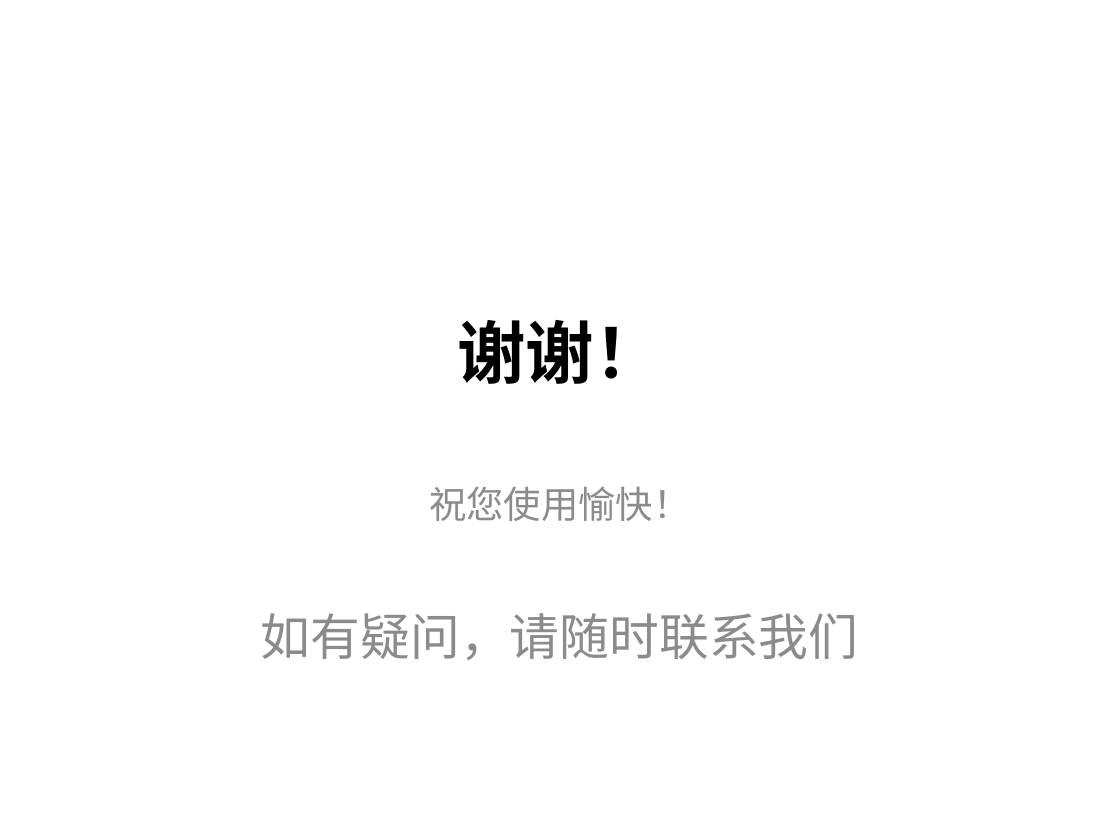
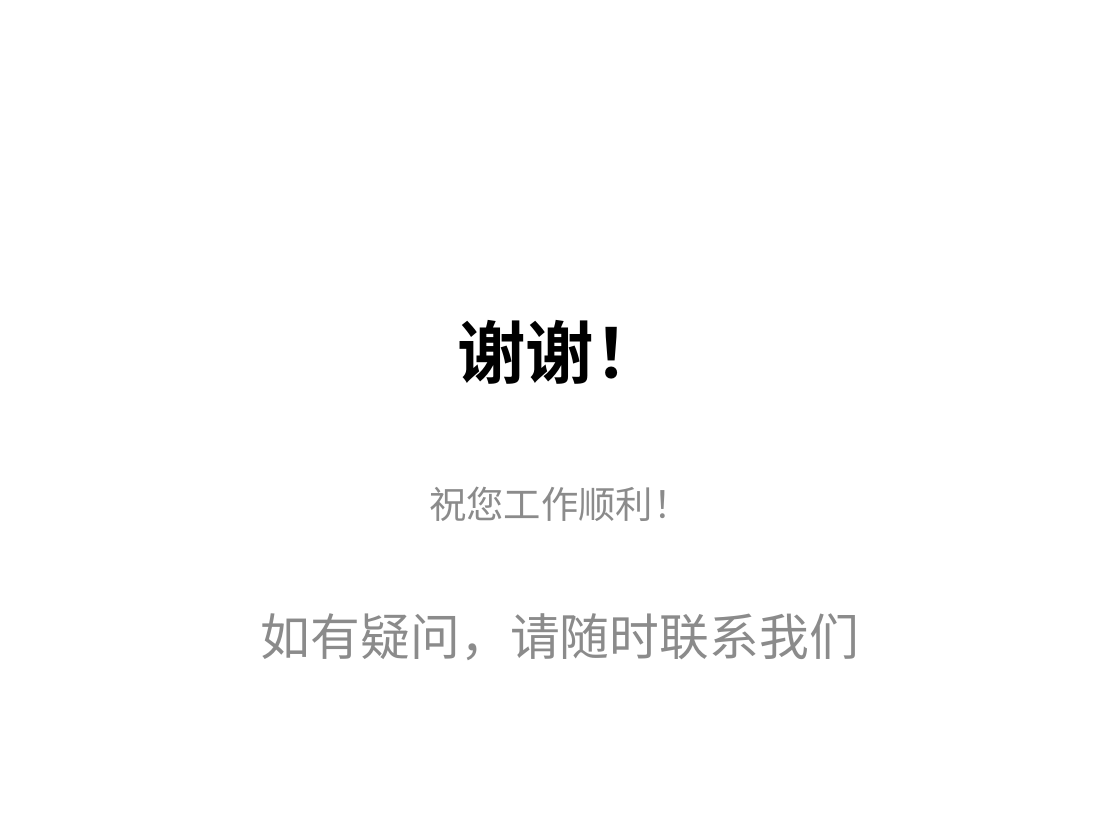
Before and after one commit to ctrlaomao/bjstarfish, a slide deck: slide 19 of 非雪季系统培训PPT.pptx (slide 32 before the commit). Drawn at 1120x840 pixels with LibreOffice and Linux fonts; fonts in the diff are those of the drawing. Boxes give left, top, right and bottom in pixels: in the first picture for what was removed or moved away, otherwise in the second. Text is boxed around its words. In the diff, an @@ line names an element or a change of style, - is before the commit and + after.

```diff
--- a/非雪季系统培训PPT.pptx
+++ b/非雪季系统培训PPT.pptx
@@ subtitle at <box>429,487,690,521</box>: text changed @@
-祝您使用愉快！
+祝您工作顺利！
```
Also in this commit, not shown: 13 other slides changed, 4 slides added, 17 slides removed, 23 other files.
